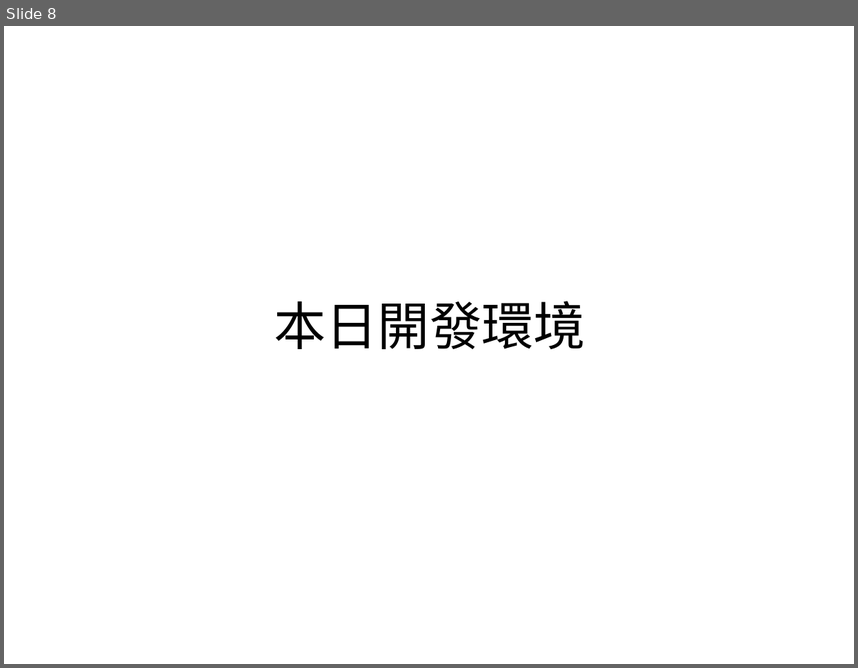
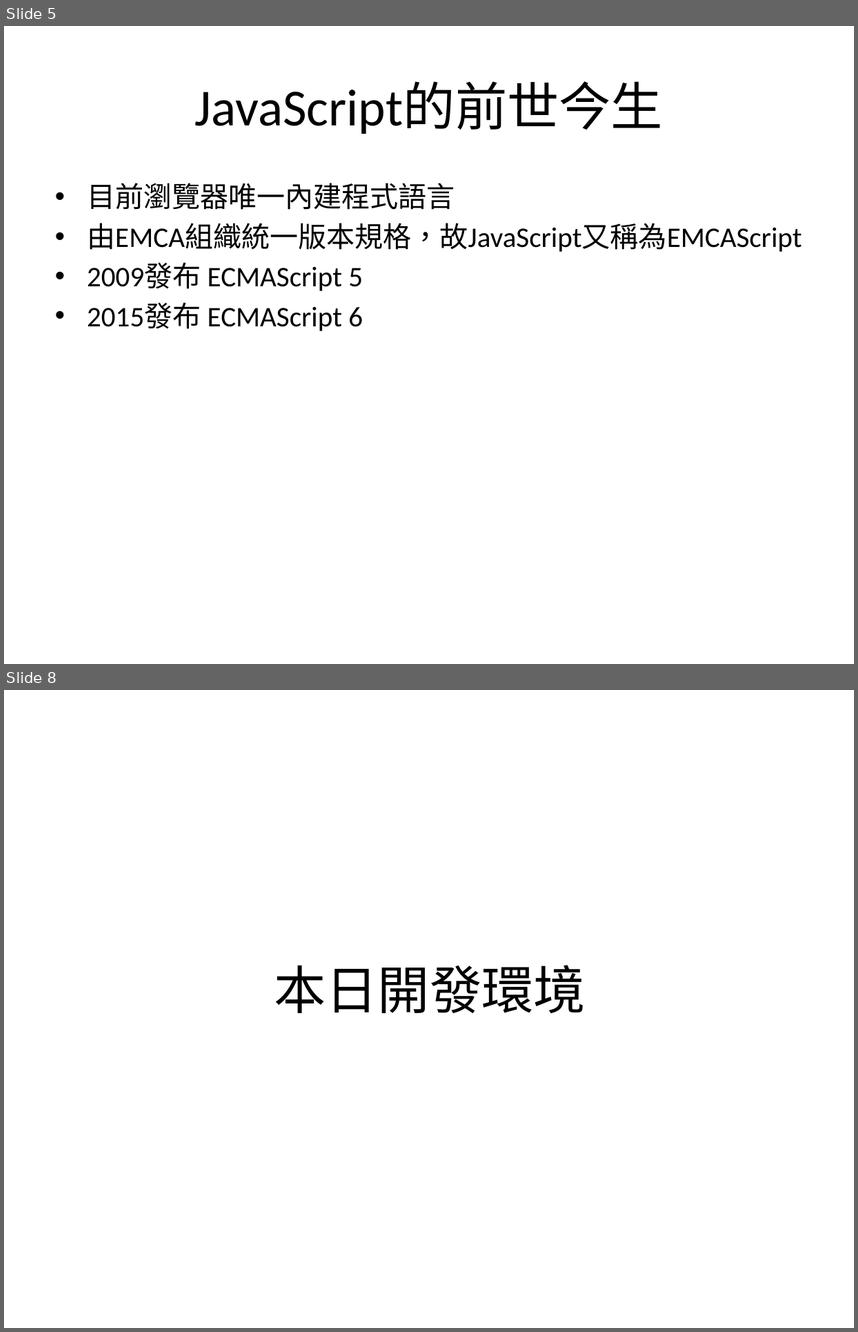
Before and after one commit to allen8101070/JavaScript-PPT, a slide deck: javaScript.pptx. Shown one above the other, each under a label of ours: slide 8 before the commit, slides 5 and 8 after it; the slides between them are not shown. The pictures are 858x668 and 858x1332 pixels, drawn with LibreOffice and Linux fonts; fonts in the diff are those of the drawing. Boxes give left, top, right and bottom in pixels: in the first picture for what was removed or moved away, otherwise in the second. Text is boxed around its words. In the diff, an @@ line names an element or a change of style, - is before the commit and + after.

```diff
--- a/javaScript.pptx
+++ b/javaScript.pptx
@@ slide 5 added at (x1=4, y1=26, x2=854, y2=664), background #FFFFFF @@
@@ title added at (x1=194, y1=82, x2=663, y2=134), 44 pt, text #000000 @@
+JavaScript的前世今生
@@ text added at (x1=87, y1=183, x2=802, y2=331), 24 pt, text #000000 @@
+• 目前瀏覽器唯一內建程式語言
+• 由EMCA組織統一版本規格，故JavaScript又稱為EMCAScript
+• 2009發布 ECMAScript 5
+• 2015發布 ECMAScript 6
```
Also in this commit, not shown: 9 slides changed, 24 other slides added, 4 slides removed.
